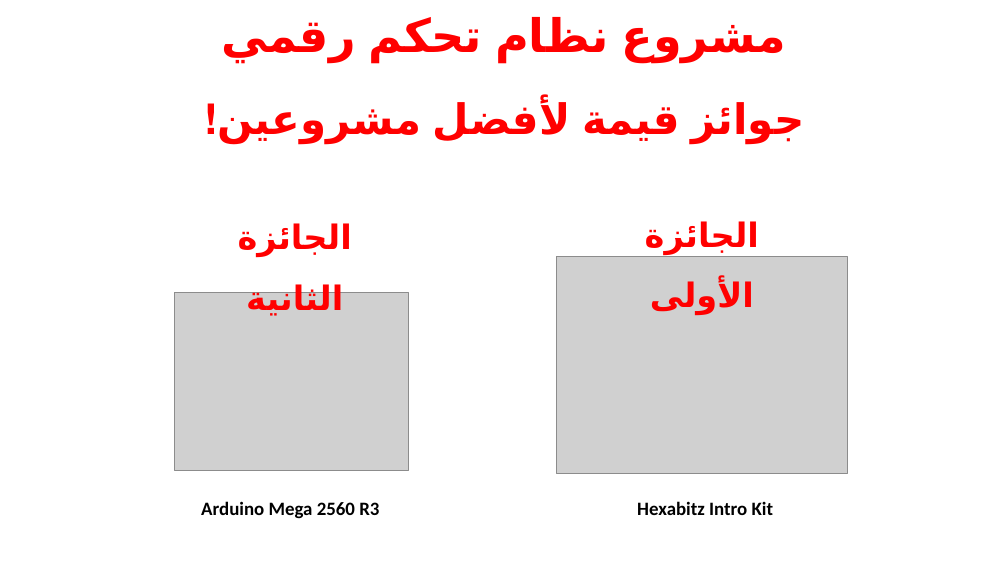
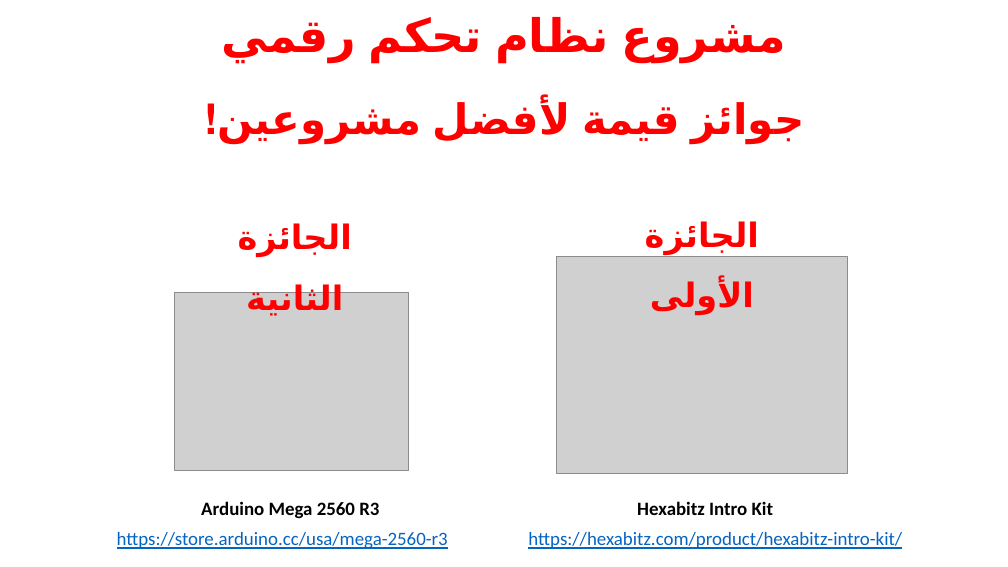
Before and after one commit to Asaadkaadan/MCU4CTRL, a slide deck: slide 15 of مشروع نظام تحكم رقمي - ثالث تحكم.pptx. Drawn at 1008x567 pixels with LibreOffice and Linux fonts; fonts in the diff are those of the drawing; grey boxes stand for pictures. Boxes give left, top, right and bottom in pixels: in the first picture for what was removed or moved away, otherwise in the second. Text is boxed around its words. In the diff, an @@ line names an element or a change of style, - is before the commit and + after.

```diff
--- a/مشروع نظام تحكم رقمي - ثالث تحكم.pptx
+++ b/مشروع نظام تحكم رقمي - ثالث تحكم.pptx
@@ text added at (117, 532, 448, 549), 18 pt, text #0563C1, underline @@
+https://store.arduino.cc/usa/mega-2560-r3
@@ text added at (528, 532, 902, 549), 18 pt, text #0563C1, underline @@
+https://hexabitz.com/product/hexabitz-intro-kit/
```
